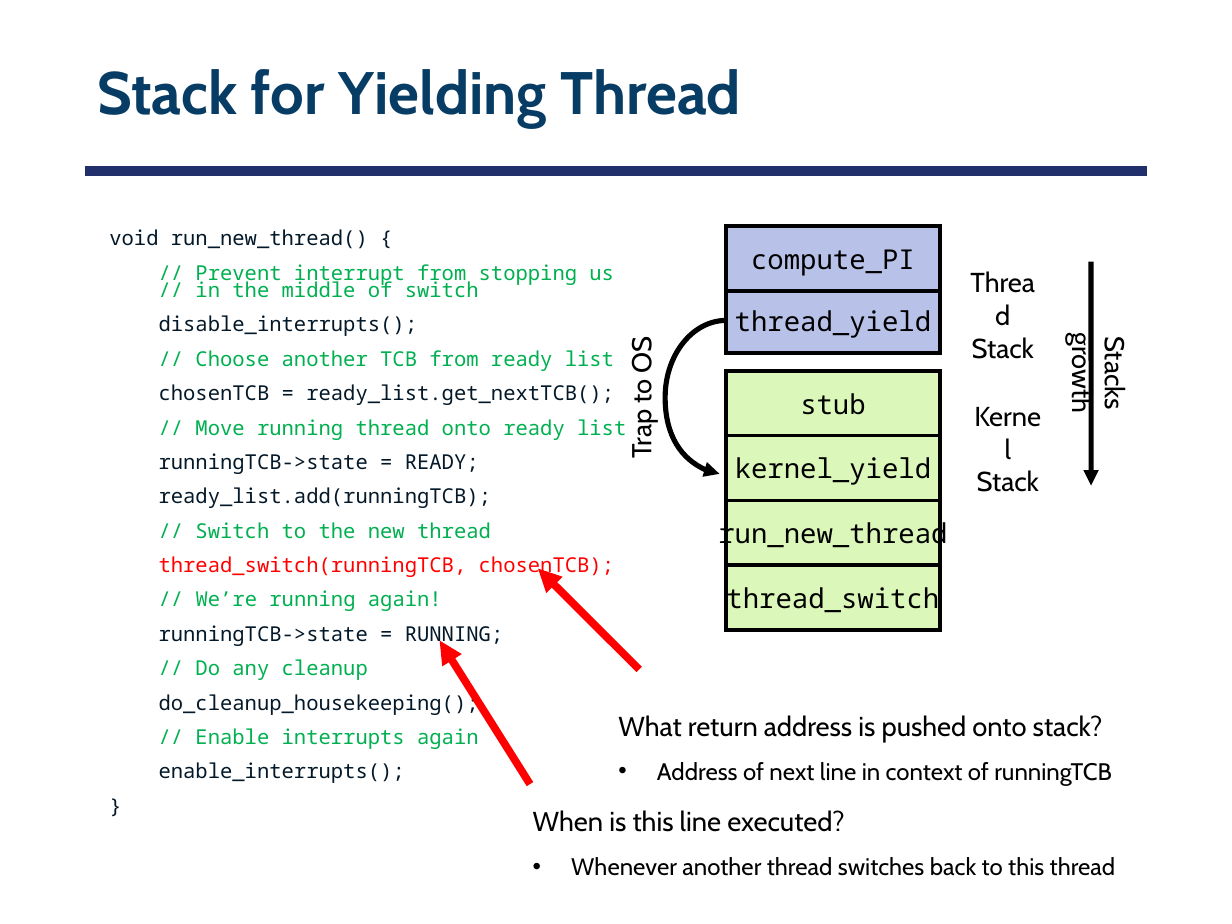
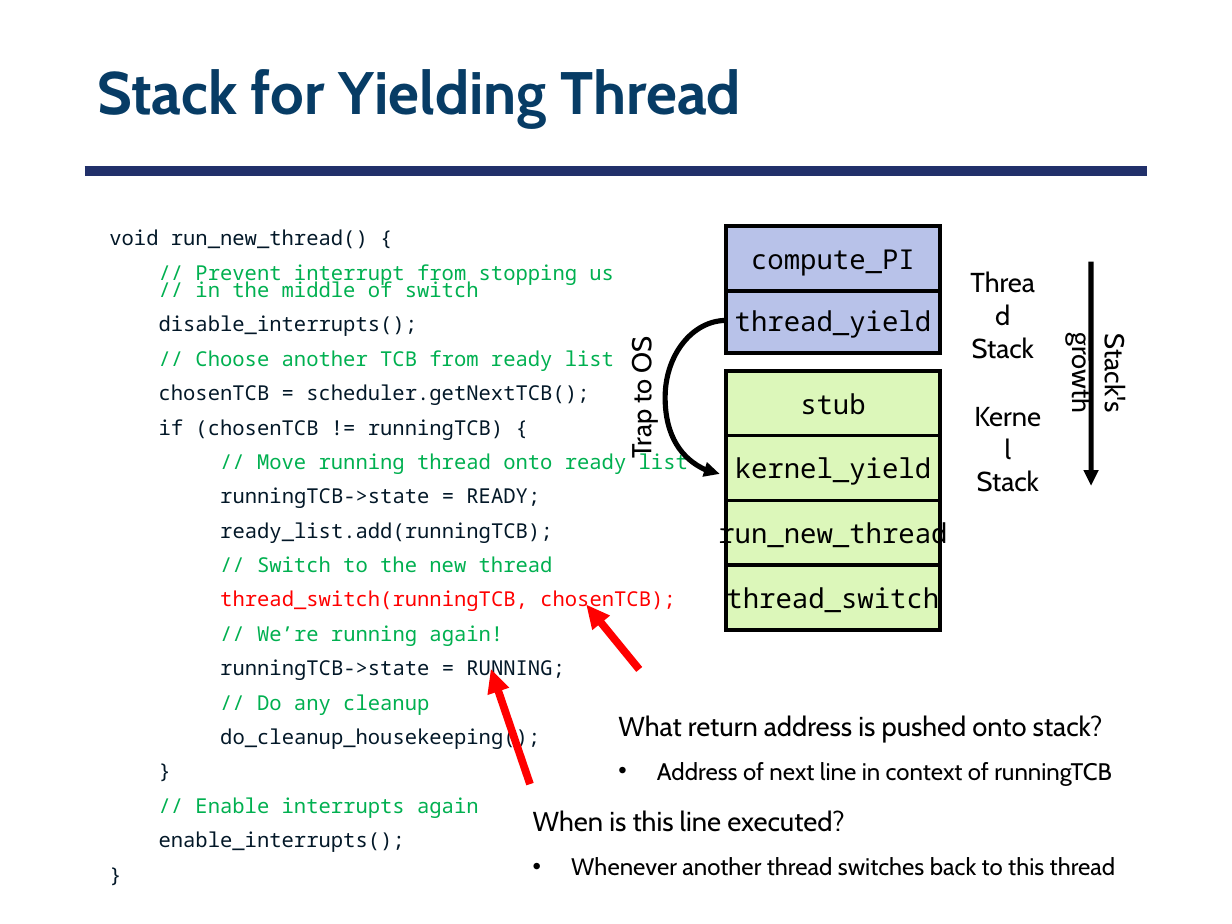
Before and after one commit to smajidzahedi/ECE350, a slide deck: slide 10 of Lectures/03-multithreaded.pptx. Drawn at 1232x924 pixels with LibreOffice and Linux fonts; fonts in the diff are those of the drawing. Boxes give left, top, right and bottom in pixels: in the first picture for what was removed or moved away, otherwise in the second. Text is boxed around its words. In the diff, an @@ line names an element or a change of style, - is before the commit and + after.

```diff
--- a/Lectures/03-multithreaded.pptx
+++ b/Lectures/03-multithreaded.pptx
@@ text at bbox=[109, 229, 688, 852]: paragraph added @@
+}
@@ text at bbox=[1065, 341, 1131, 412]: text changed @@
-Stacks growth
+Stack's growth
@@ text at bbox=[159, 384, 589, 440]: text changed @@
-chosenTCB = ready_list.get_nextTCB();
+chosenTCB = scheduler.getNextTCB();
+if (chosenTCB != runningTCB) {
@@ arrow moved from (639, 669) - (538, 569) to (639, 669) - (586, 605) @@
@@ arrow moved from (530, 784) - (440, 641) to (530, 784) - (492, 669) @@
```
Also in this commit, not shown: 2 other files.
